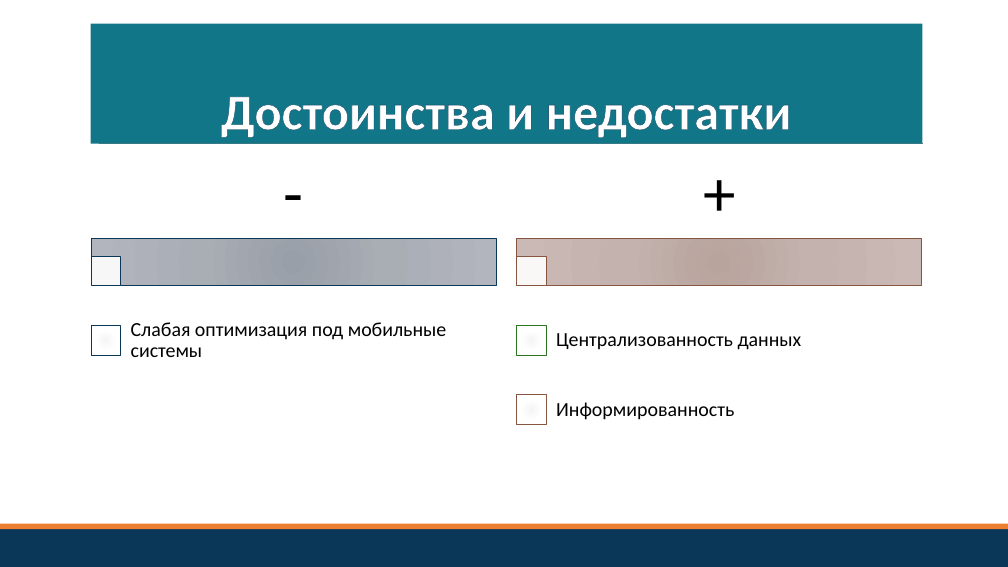
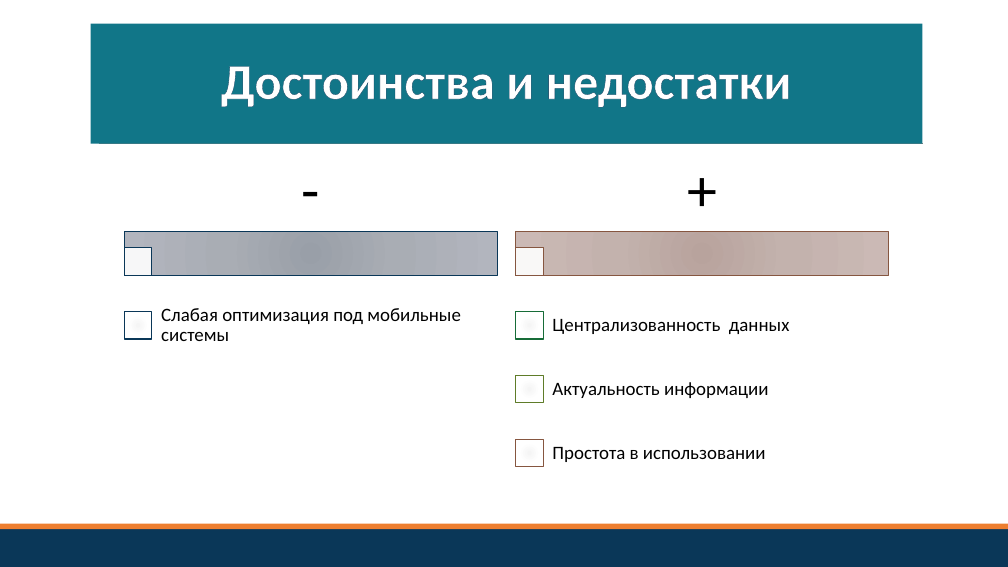
Before and after one commit to pmswga/ISC-EDUKIT, a slide deck: slide 6 of docs/EDUKIT.pptx. Drawn at 1008x567 pixels with LibreOffice and Linux fonts; fonts in the diff are those of the drawing. Boxes give left, top, right and bottom in pixels: in the first picture for what was removed or moved away, otherwise in the second. Text is boxed around its words. In the diff, an @@ line names an element or a change of style, - is before the commit and + after.

```diff
--- a/docs/EDUKIT.pptx
+++ b/docs/EDUKIT.pptx
@@ title "Достоинства и недостатки" at box(91, 23, 923, 144): vertical alignment bottom to middle @@
@@ text "-": place and size @@
-text "-" at box(91, 153, 497, 238)
+text "-" at box(125, 153, 498, 231)
@@ text "-" at box(125, 153, 498, 231): size 62 to 57 pt; less space between paragraphs @@
@@ text "+" at box(516, 153, 889, 231): size 62 to 57 pt; less space between paragraphs @@
@@ rectangle: place and size @@
-rectangle at box(91, 238, 497, 286)
+rectangle at box(125, 231, 498, 275)
@@ rectangle: place and size @@
-rectangle at box(516, 238, 922, 286)
+rectangle at box(516, 231, 889, 275)
@@ rectangle: place and size @@
-rectangle at box(91, 256, 121, 286)
+rectangle at box(125, 248, 152, 275)
@@ rectangle: place and size @@
-rectangle at box(516, 256, 546, 286)
+rectangle at box(516, 248, 543, 275)
@@ text "Слабая оптимизация под мобильные системы": place and size @@
-text "Слабая оптимизация под мобильные системы" at box(131, 322, 447, 357)
+text "Слабая оптимизация под мобильные системы" at box(161, 308, 461, 341)
@@ text "Слабая оптимизация под мобильные системы" at box(161, 308, 461, 341): size 19 to 18 pt @@
@@ text "Централизованность данных" at box(552, 319, 790, 334): size 19 to 18 pt @@
@@ text "Централизованность данных": place and size @@
-text "Централизованность данных" at box(556, 333, 802, 350)
+text "Централизованность данных" at box(552, 319, 790, 334)
@@ rectangle: place and size @@
-rectangle at box(91, 326, 121, 355)
+rectangle at box(125, 312, 152, 339)
@@ rectangle: place and size @@
-rectangle at box(516, 326, 546, 355)
+rectangle at box(516, 312, 543, 339)
@@ rectangle at box(516, 312, 543, 339): outline #2B751F 1 pt to #176C38 1 pt @@
@@ rectangle added at box(516, 376, 543, 403), fill gradient #F6F6F6 to #FEFEFE to #FFFFFF, outline #5F7C29 1 pt @@
@@ text added at box(552, 382, 768, 398), 18 pt, text #000000 @@
+Актуальность информации
@@ text removed at box(556, 402, 734, 420) @@
-Информированность
@@ rectangle: place and size @@
-rectangle at box(516, 395, 546, 424)
+rectangle at box(516, 439, 543, 467)
@@ text added at box(552, 447, 766, 462), 18 pt, text #000000 @@
+Простота в использовании
```
Also in this commit, not shown: 5 other slides changed, 1 slide added, 3 other files.
